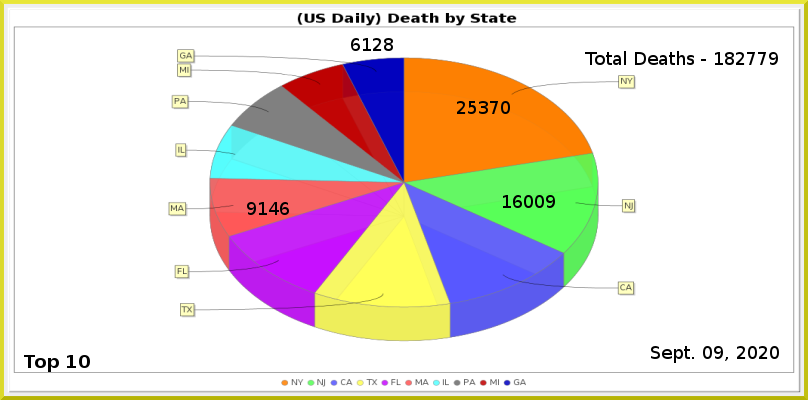
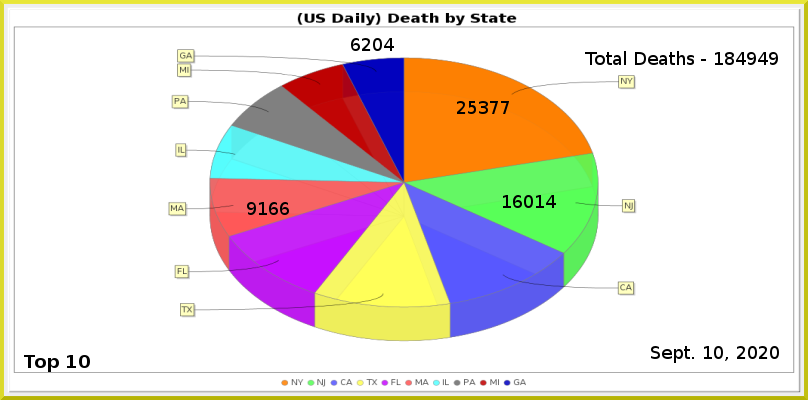
The second w=808, h=400 image is a revision of the first. Changes to its layers:
painted on "Least" over [362, 38, 394, 51]
painted on "MA" over [269, 202, 279, 215]
painted on "NJ" over [535, 195, 556, 208]
painted on "NY" over [501, 101, 510, 114]
renamed "Total Deaths - 182779" to "Total Deaths - 184949", painted on it over [736, 52, 768, 65]
painted on "Current Date" over [703, 346, 723, 359]
